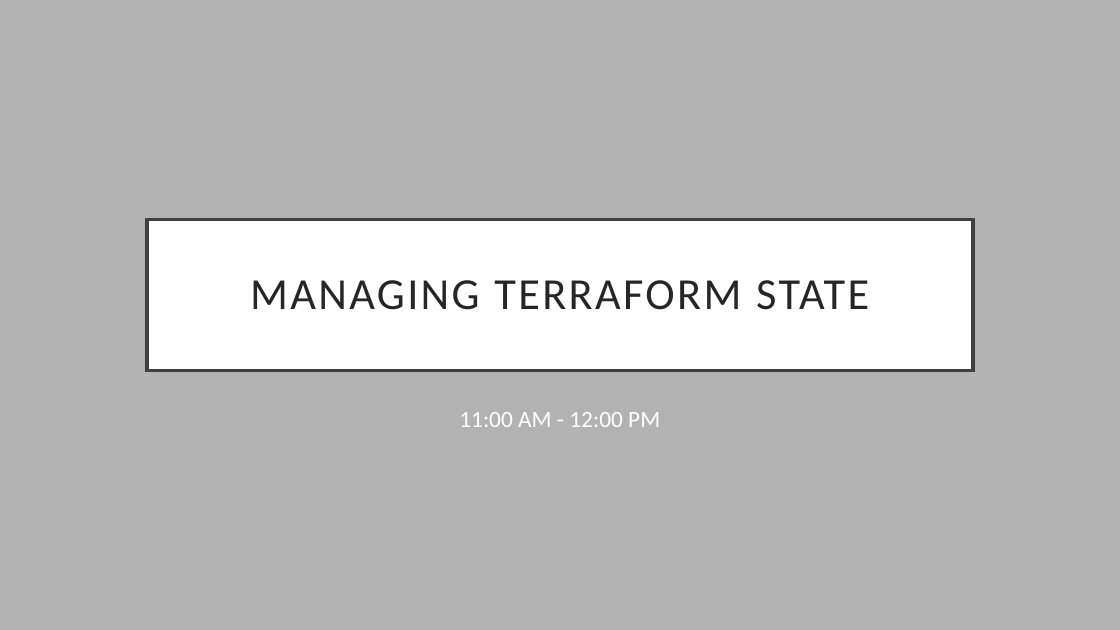
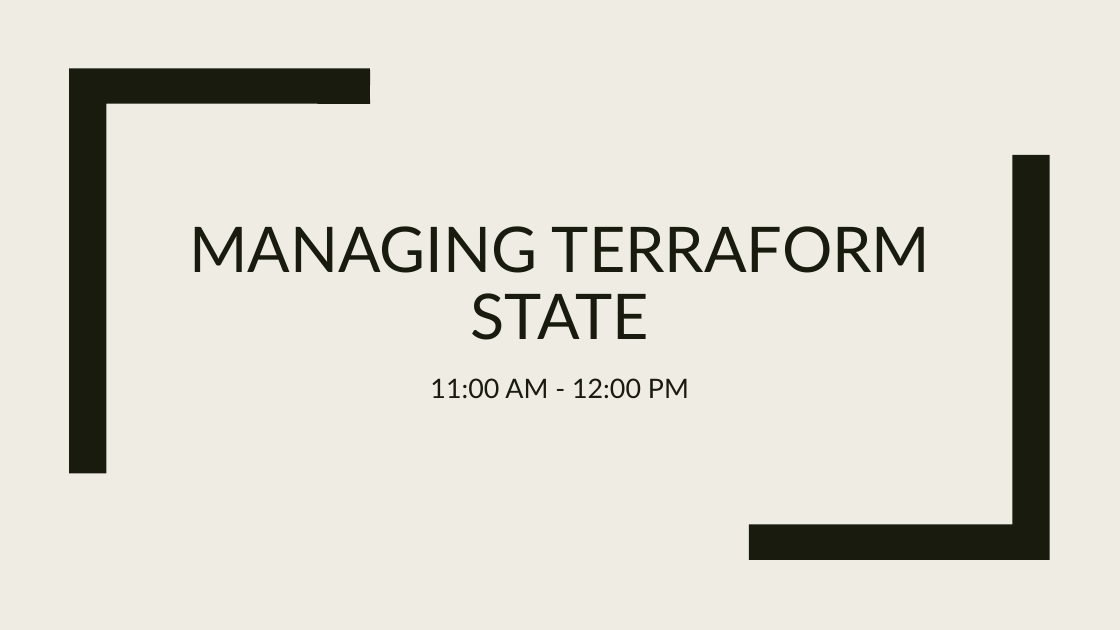
Before and after one commit to cwoodruff/terraform-workshop, a slide deck: slide 1 of slides/3-Managing Terraform State.pptx. Drawn at 1120x630 pixels with LibreOffice and Linux fonts; fonts in the diff are those of the drawing. Boxes give left, top, right and bottom in pixels: in the first picture for what was removed or moved away, otherwise in the second. Text is boxed around its words. In the diff, an @@ line names an element or a change of style, - is before the commit and + after.

```diff
--- a/slides/3-Managing Terraform State.pptx
+++ b/slides/3-Managing Terraform State.pptx
@@ background #B2B2B2 to #EFEDE3 @@
@@ freeform shape added at <box>69,68,370,473</box>, fill #191B0E @@
@@ title "MANAGING TERRAFORM STATE": place and size @@
-title "MANAGING TERRAFORM STATE" at <box>147,219,973,371</box>
+title "MANAGING TERRAFORM STATE" at <box>189,226,931,340</box>
@@ title "MANAGING TERRAFORM STATE" at <box>189,226,931,340</box>: size 38 to 54 pt, font Calibri to Lato, text colour #262626 to #191B0E, letter spacing 2 to 0 pt; line spacing 0.9 to 0.89; vertical alignment middle to bottom; fill #FFFFFF to none; outline #404040 3 pt to none @@
@@ freeform shape added at <box>749,155,1050,560</box>, fill #191B0E @@
@@ subtitle "11:00 AM - 12:00 PM": place and size @@
-subtitle "11:00 AM - 12:00 PM" at <box>459,412,660,427</box>
+subtitle "11:00 AM - 12:00 PM" at <box>430,378,689,398</box>
@@ subtitle "11:00 AM - 12:00 PM" at <box>430,378,689,398</box>: size 20 to 23 pt, font Calibri to Lato, text colour #FFFFFF to #191B0E; line spacing 1 to 1.12; less space between paragraphs @@
```
Also in this commit, not shown: 6 other slides changed, 8 other files.
